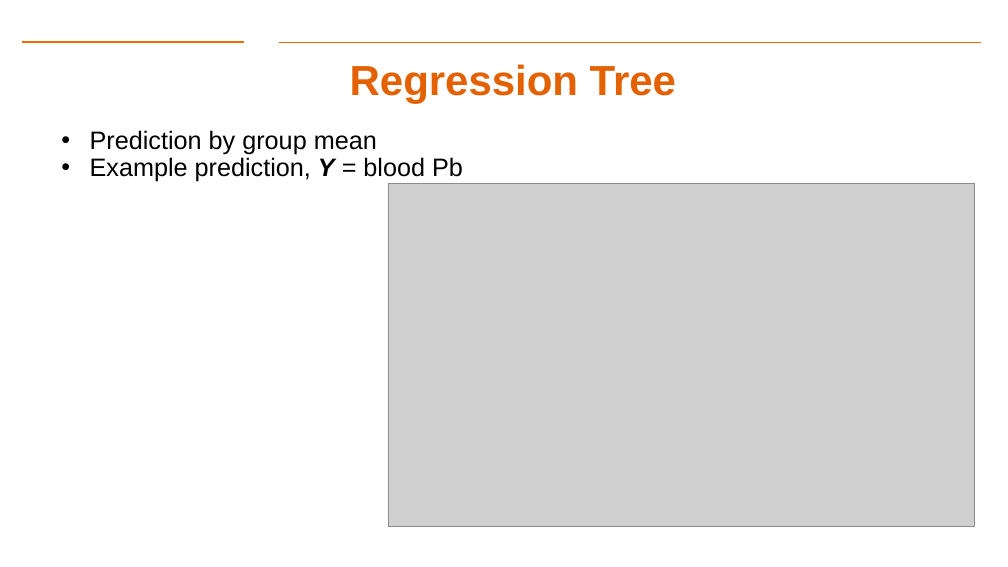
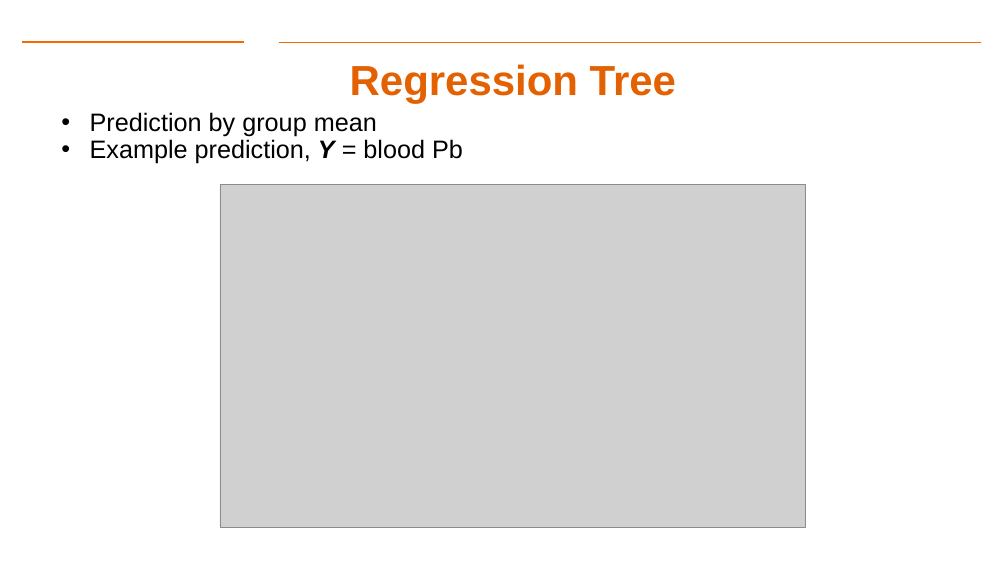
Before and after one commit to gk5951/RIT-DSCI-633-FDS, a slide deck: slide 6 of Syllabus/Lecture06/Lec06.pptx. Drawn at 1008x567 pixels with LibreOffice and Linux fonts; fonts in the diff are those of the drawing; grey boxes stand for pictures; background and template pictures are left out. Boxes give left, top, right and bottom in pixels: in the first picture for what was removed or moved away, otherwise in the second. Text is boxed around its words. In the diff, an @@ line names an element or a change of style, - is before the commit and + after.

Commit message:
Update Lec 06

```diff
--- a/Syllabus/Lecture06/Lec06.pptx
+++ b/Syllabus/Lecture06/Lec06.pptx
@@ text "Prediction by group mean": place and size @@
-text "Prediction by group mean" at bbox=[90, 130, 463, 182]
+text "Prediction by group mean" at bbox=[90, 112, 463, 164]
@@ picture: place and size @@
-picture at bbox=[389, 183, 975, 526]
+picture at bbox=[220, 185, 806, 528]
```
Also in this commit, not shown: 2 other slides changed, 1 slide removed.
